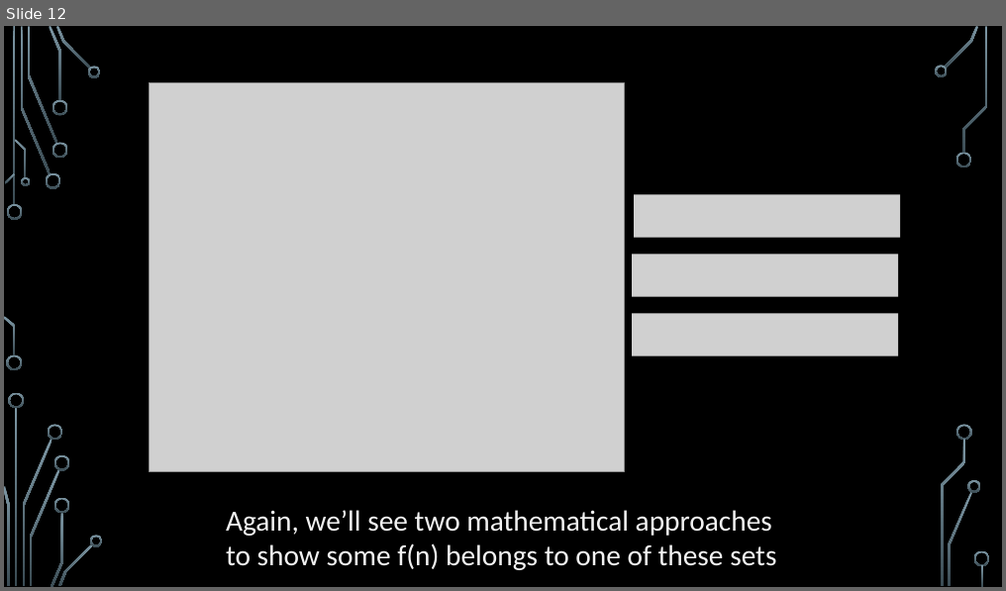
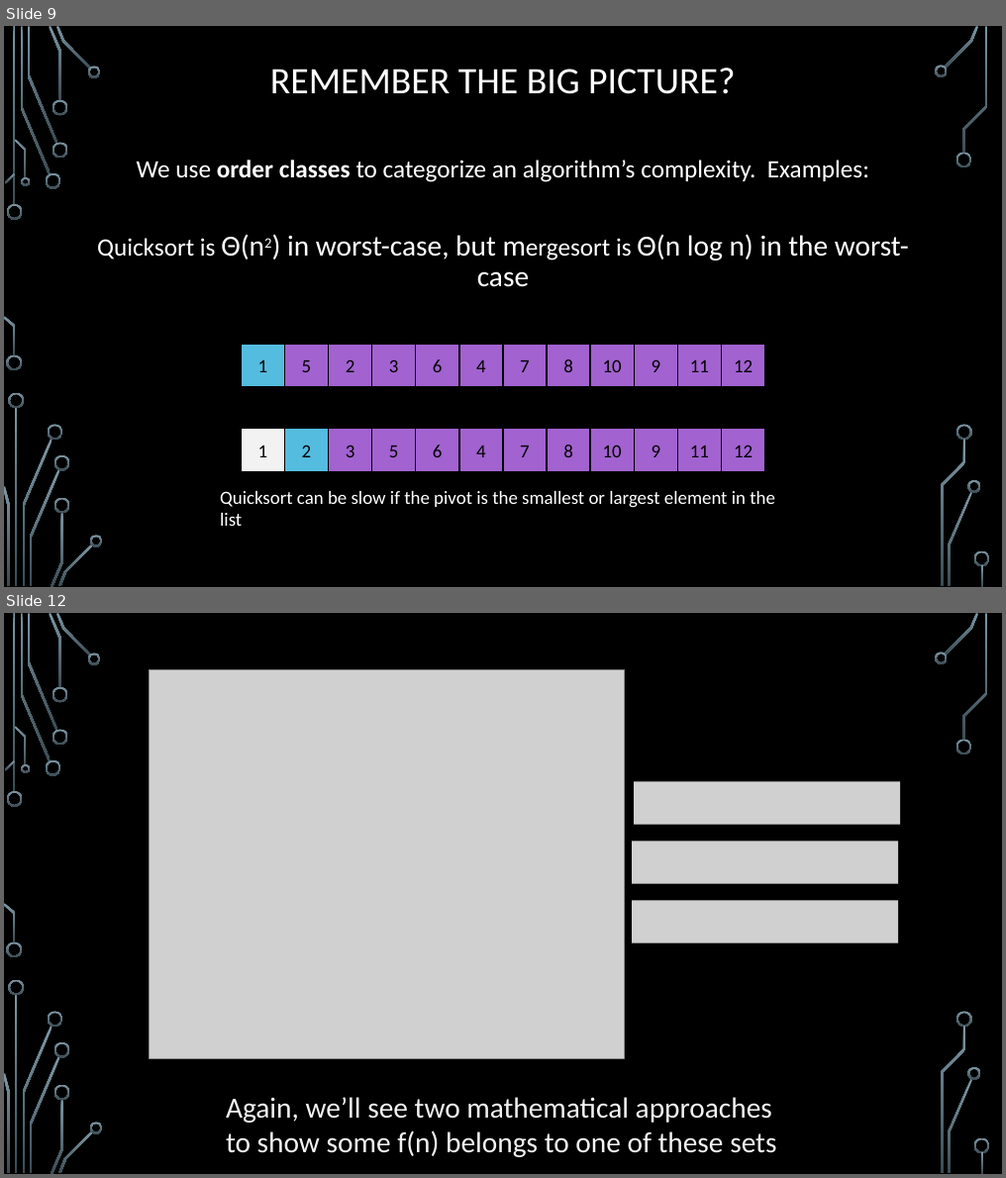
Before and after one commit to markfloryan/dsa2, a slide deck: slides/00-Review.pptx. Shown one above the other, each under a label of ours: slide 12 before the commit, slides 9 and 12 after it; the slides between them are not shown. The pictures are 1006x591 and 1006x1178 pixels, drawn with LibreOffice and Linux fonts; fonts in the diff are those of the drawing; grey boxes stand for pictures; background and template pictures are left out. Boxes give left, top, right and bottom in pixels: in the first picture for what was removed or moved away, otherwise in the second. Text is boxed around its words. In the diff, an @@ line names an element or a change of style, - is before the commit and + after.

```diff
--- a/slides/00-Review.pptx
+++ b/slides/00-Review.pptx
@@ slide 9 added at [4,26,1002,587], background picture (left out); not listed: 36 template elements that a slide beside it also shows @@
@@ title added at [270,68,735,94], 36 pt, text #FFFFFF @@
+REMEMBER THE BIG PICTURE?
@@ text added at [97,160,909,287], 24 pt, text #FFFFFF @@
+We use order classes to categorize an algorithm’s complexity. Examples:
+Quicksort is Θ(n2) in worst-case, but mergesort is Θ(n log n) in the worst-case
@@ group added at [242,344,764,387]: 12 rectangles @@
+1
+5
+2
+3
+6
+4
+7
+8
+10
+9
+11
+12
@@ group added at [242,429,764,472]: 12 rectangles @@
+1
+2
+3
+5
+6
+4
+7
+8
+10
+9
+11
+12
@@ text added at [220,491,775,508], 18 pt, text #FFFFFF @@
+Quicksort can be slow if the pivot is the smallest or largest element in the list
```
Also in this commit, not shown: 9 slides changed, 5 other slides added, 5 slides removed, 2 other files.
